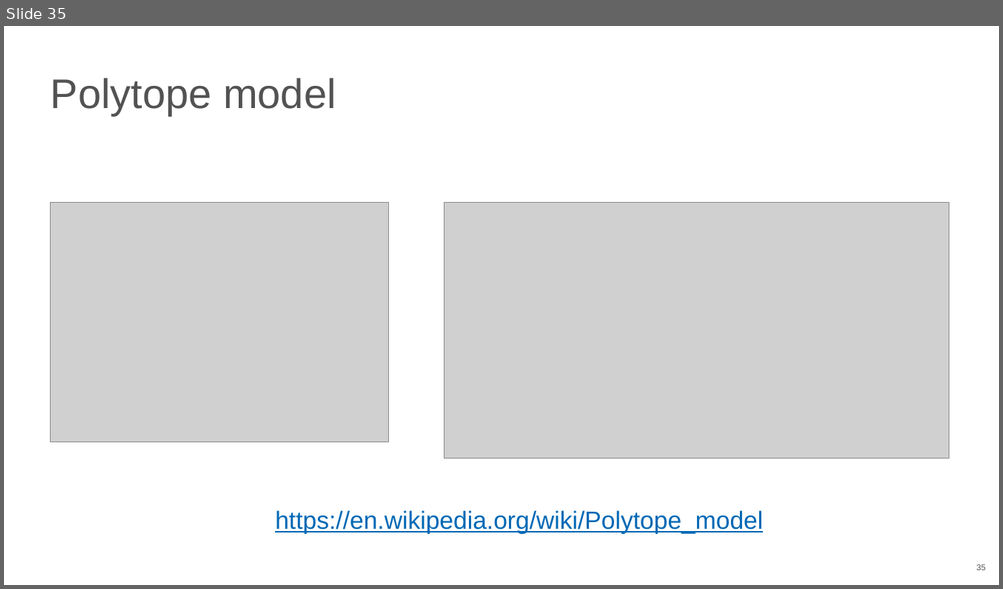
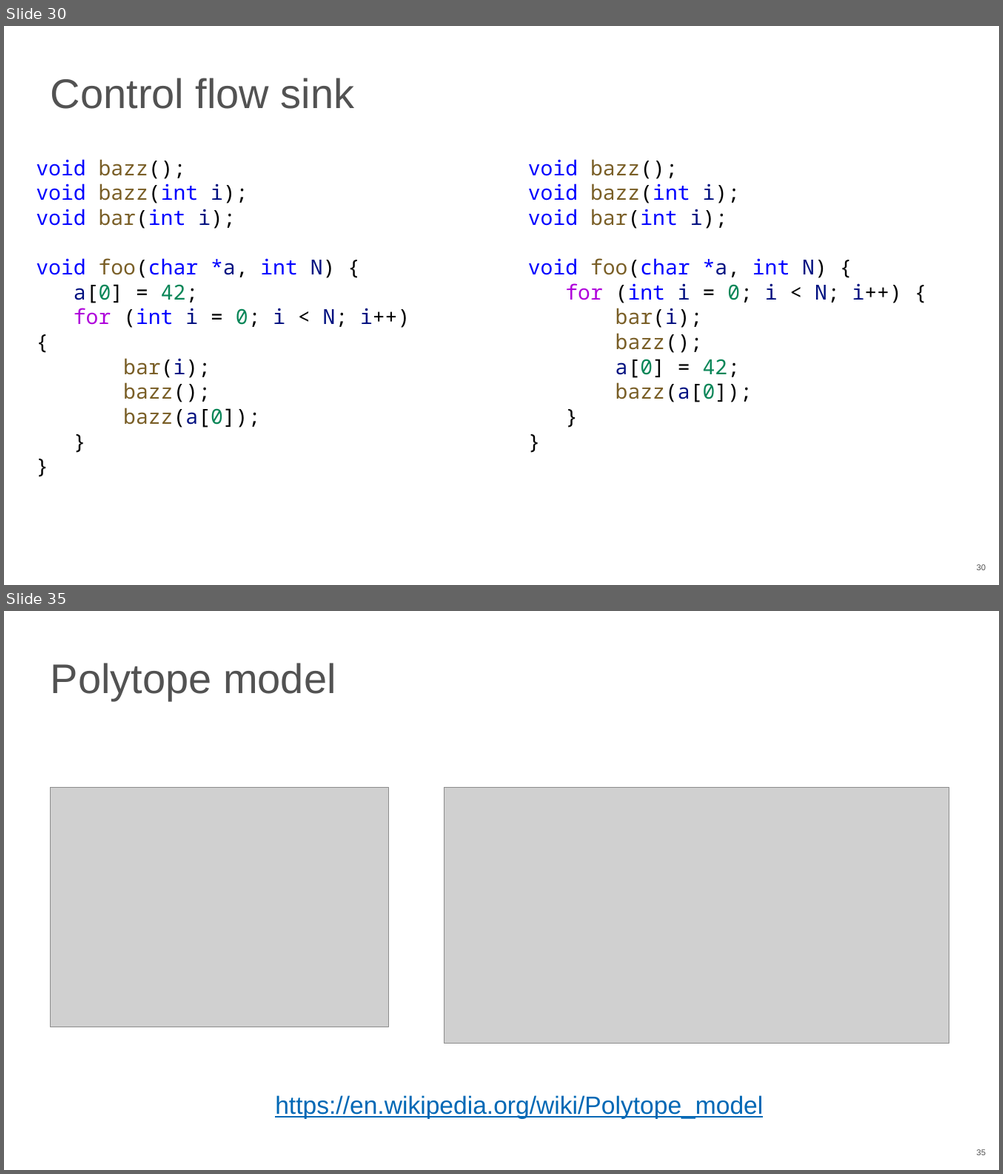
Before and after one commit to NN-complr-tech/Complr-course-lectures, a slide deck: 06-Optimizations-2.pptx. Shown one above the other, each under a label of ours: slide 35 before the commit, slides 30 and 35 after it; the slides between them are not shown. The pictures are 1003x589 and 1003x1174 pixels, drawn with LibreOffice and Linux fonts; fonts in the diff are those of the drawing; grey boxes stand for pictures. Boxes give left, top, right and bottom in pixels: in the first picture for what was removed or moved away, otherwise in the second. Text is boxed around its words. In the diff, an @@ line names an element or a change of style, - is before the commit and + after.

Commit message:
Update 06-Optimizations-2 slides (2026)
- Fix typo on loop unroll/reroll slides
- Convert loop example screenshots to the text

```diff
--- a/06-Optimizations-2.pptx
+++ b/06-Optimizations-2.pptx
@@ slide 30 added at <box>4,26,999,585</box>, background #FFFFFF; not listed: 1 template element that a slide beside it also shows @@
@@ title added at <box>51,78,355,109</box>, 40 pt, text #525252 @@
+Control flow sink
@@ text added at <box>36,159,410,428</box>, 20 pt, text #000000 @@
+void bazz();
+void bazz(int i);
+void bar(int i);
+void foo(char *a, int N) {
+a[0] = 42;
+for (int i = 0; i < N; i++) {
+bar(i);
+bazz();
+bazz(a[0]);
+}
+}
@@ text added at <box>528,159,902,403</box>, 20 pt, text #000000 @@
+void bazz();
+void bazz(int i);
+void bar(int i);
+void foo(char *a, int N) {
+for (int i = 0; i < N; i++) {
+bar(i);
+bazz();
+a[0] = 42;
+bazz(a[0]);
+}
+}
```
Also in this commit, not shown: 1 slide changed, 9 other slides added, 10 slides removed.
